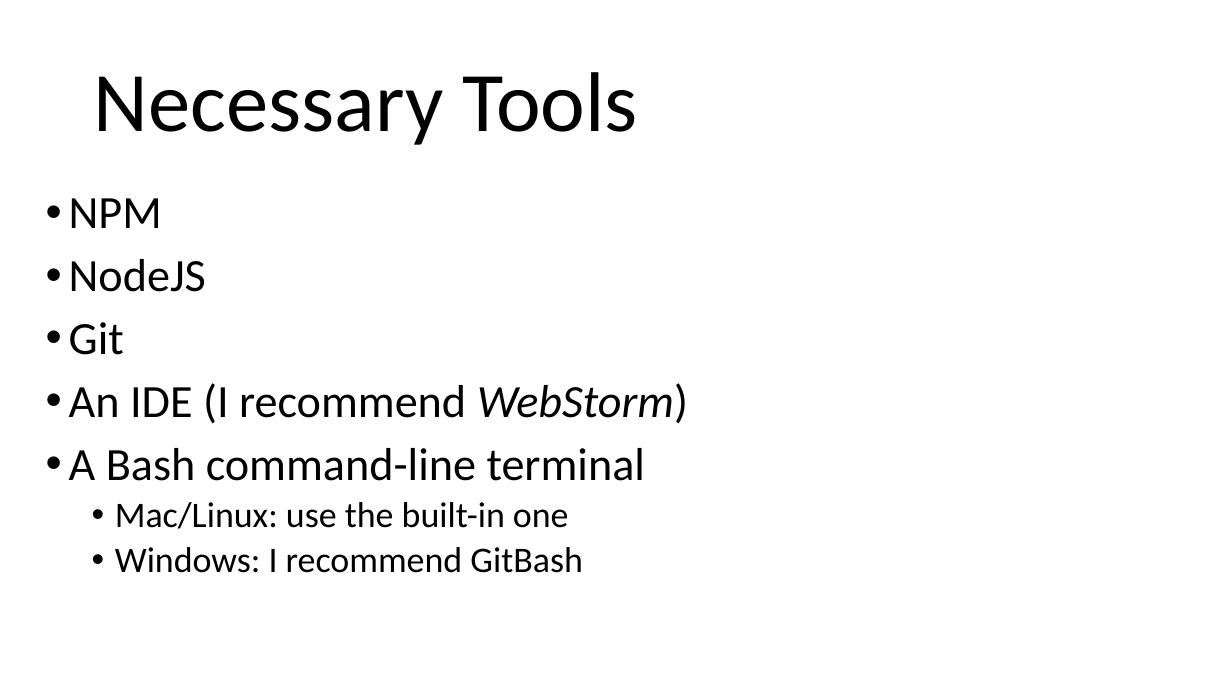
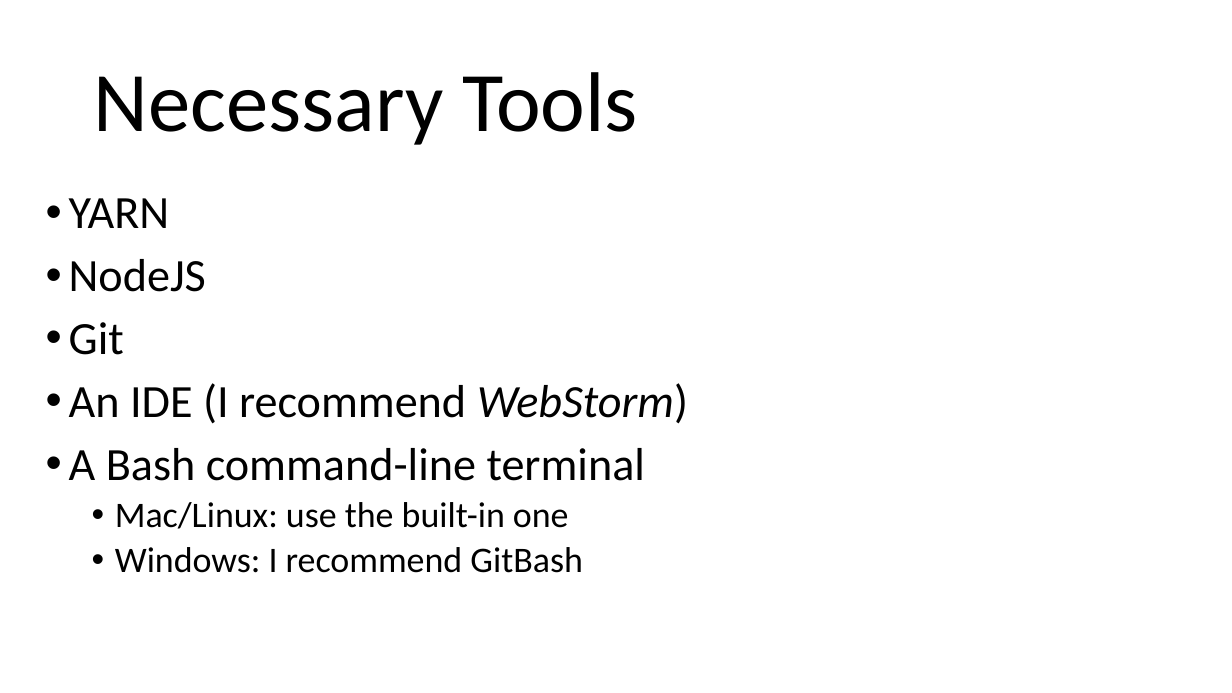
Before and after one commit to arcuri82/web_development_and_api_design, a slide deck: slide 5 of docs/slides/lesson_01.pptx. Drawn at 1232x693 pixels with LibreOffice and Linux fonts; fonts in the diff are those of the drawing. Boxes give left, top, right and bottom in pixels: in the first picture for what was removed or moved away, otherwise in the second. Text is boxed around its words. In the diff, an @@ line names an element or a change of style, - is before the commit and + after.

```diff
--- a/docs/slides/lesson_01.pptx
+++ b/docs/slides/lesson_01.pptx
@@ text at [69,198,170,228]: text changed @@
-• NPM
+• YARN
```
Also in this commit, not shown: 6 other slides changed, 2 slides added, 1 other file.
